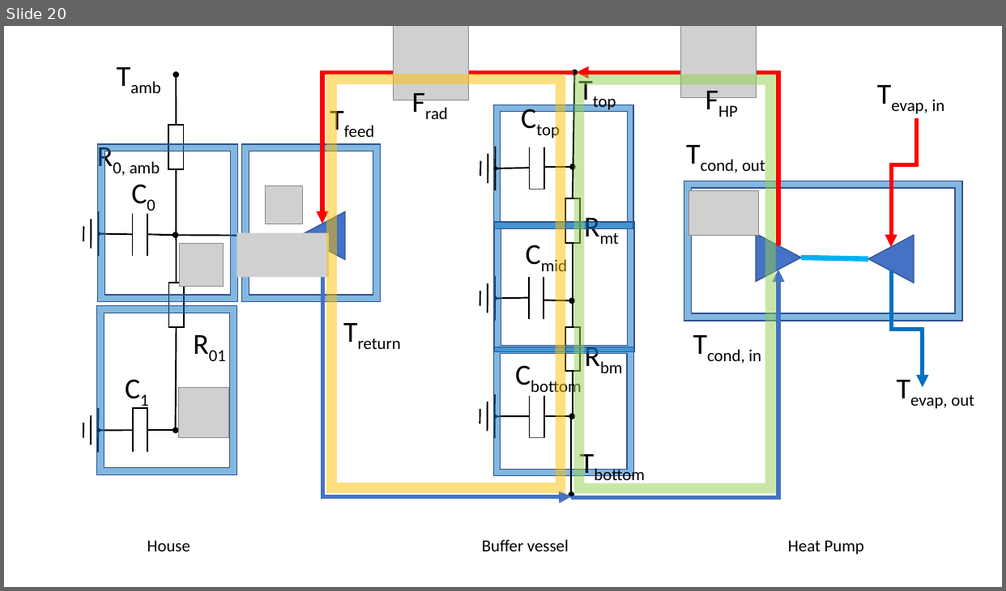
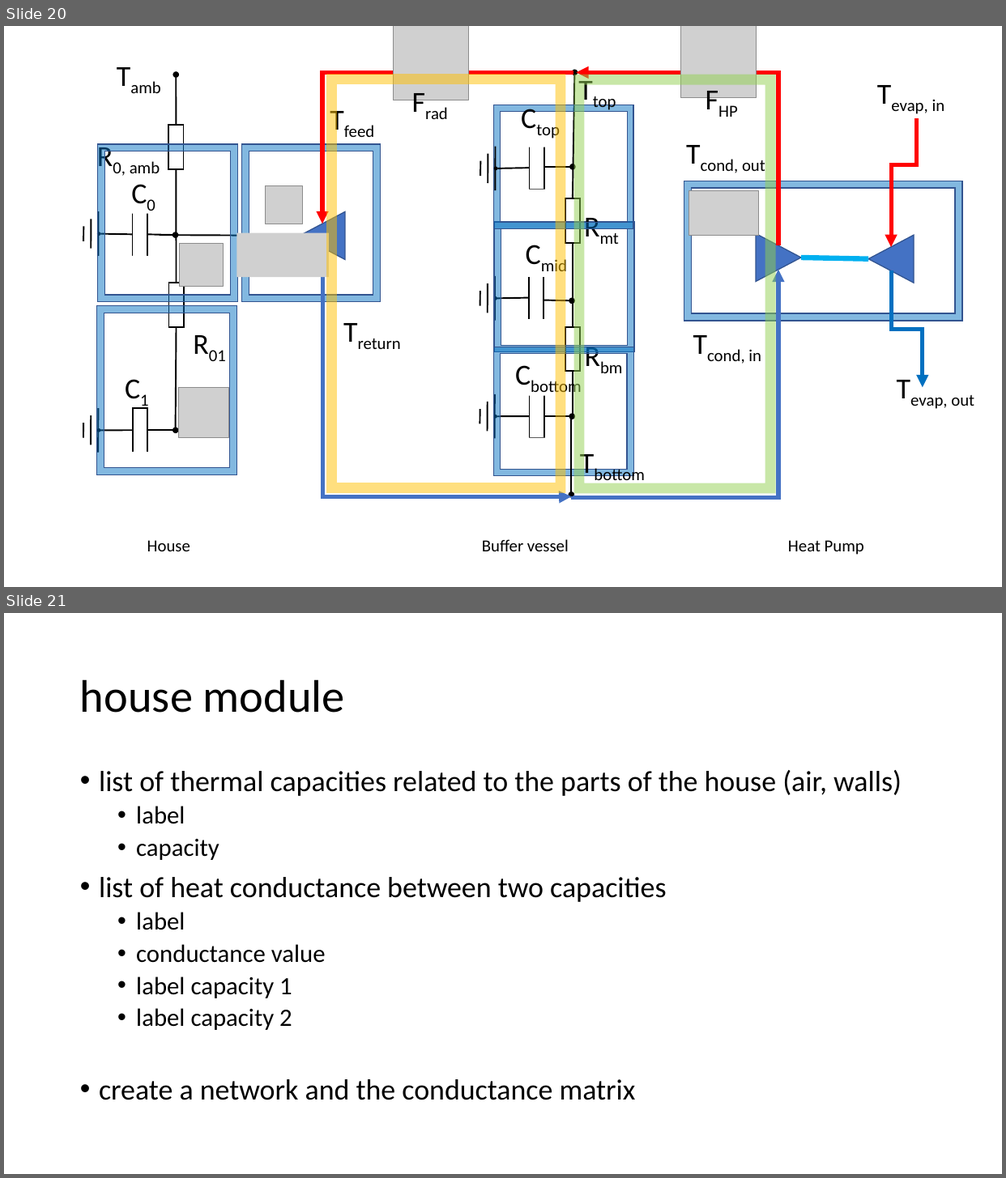
Before and after one commit to hancse/twozone_housemodel, a slide deck: Documentation/House_model_References/Pictures/New Microsoft PowerPoint Presentation.pptx. Shown one above the other, each under a label of ours: slide 20 before the commit, slides 20 and 21 after it. The pictures are 1006x591 and 1006x1178 pixels, drawn with LibreOffice and Linux fonts; fonts in the diff are those of the drawing; grey boxes stand for pictures. Boxes give left, top, right and bottom in pixels: in the first picture for what was removed or moved away, otherwise in the second. Text is boxed around its words. In the diff, an @@ line names an element or a change of style, - is before the commit and + after.

Commit message:
slides met overzicht van model componenten (house, buffer, radiator, fixed temperature nodes)

```diff
--- a/Documentation/House_model_References/Pictures/New Microsoft PowerPoint Presentation.pptx
+++ b/Documentation/House_model_References/Pictures/New Microsoft PowerPoint Presentation.pptx
@@ slide 21 added at box(4, 613, 1002, 1174), background #FFFFFF @@
@@ title added at box(80, 679, 345, 713), 44 pt, text #000000 @@
+house module
@@ text added at box(99, 770, 901, 1101), 28 pt, text #000000 @@
+• list of thermal capacities related to the parts of the house (air, walls)
+  • label
+  • capacity
+• list of heat conductance between two capacities
+  • label
+  • conductance value
+  • label capacity 1
+  • label capacity 2
+• create a network and the conductance matrix
```
Also in this commit, not shown: 3 other slides added.
